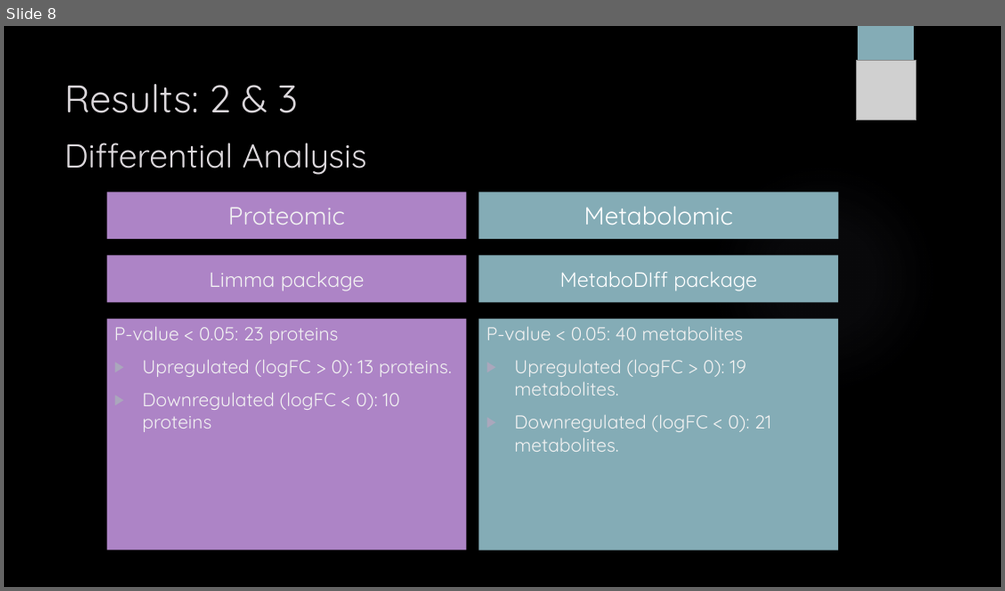
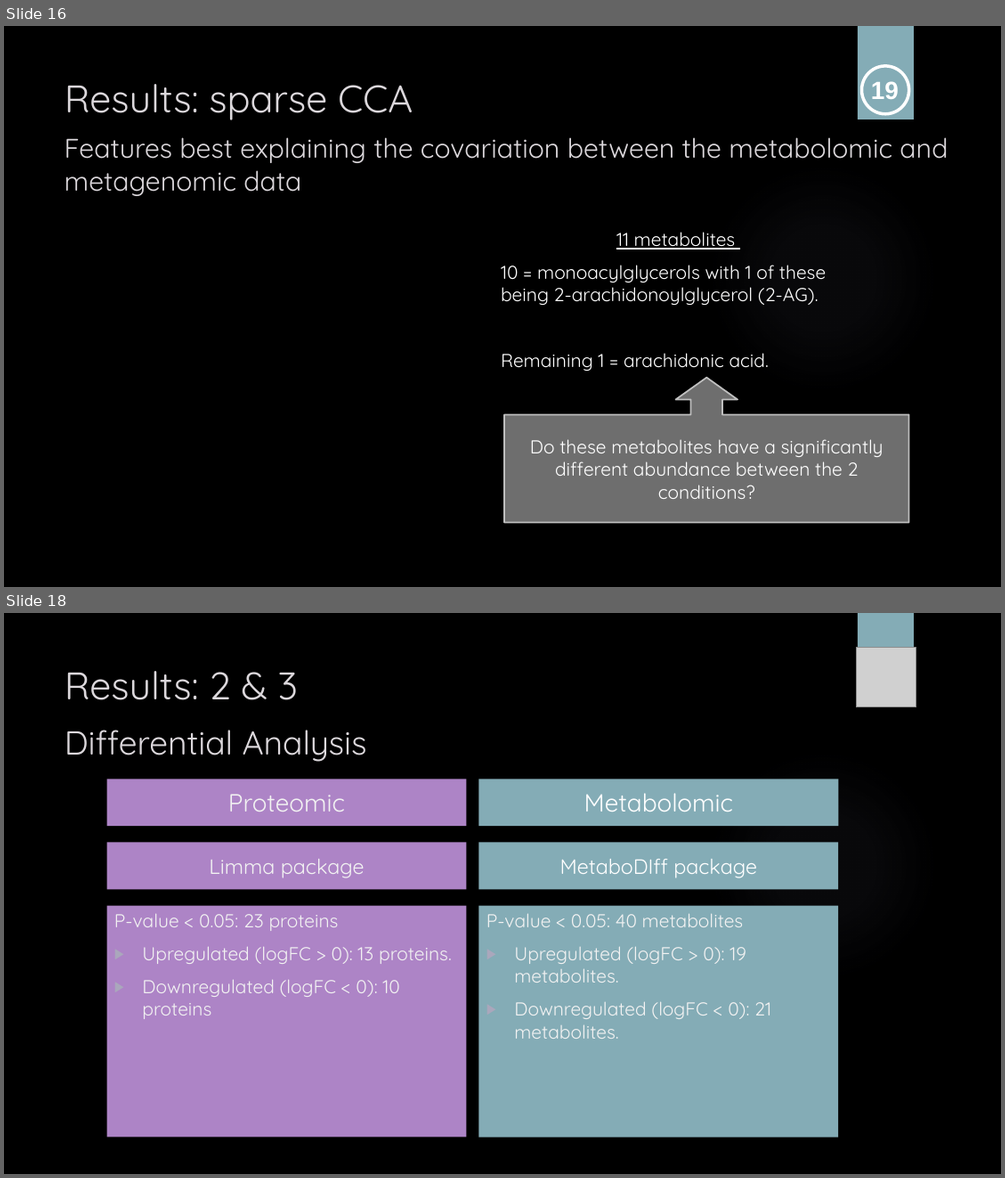
Before and after one commit to sabdeolive/Sabrina_BMS_Bachelor-Internship, a slide deck: Final Presentation.pptx. Shown one above the other, each under a label of ours: slide 8 before the commit, slides 16 and 18 after it; the slides between them are not shown. The pictures are 1005x591 and 1005x1178 pixels, drawn with LibreOffice and Linux fonts; fonts in the diff are those of the drawing; grey boxes stand for pictures; background and template pictures are left out. Boxes give left, top, right and bottom in pixels: in the first picture for what was removed or moved away, otherwise in the second. Text is boxed around its words. In the diff, an @@ line names an element or a change of style, - is before the commit and + after.

```diff
--- a/Final Presentation.pptx
+++ b/Final Presentation.pptx
@@ slide 16 added at bbox=[4, 26, 1001, 587], background picture (left out); not listed: 2 template elements that a slide beside it also shows @@
@@ ellipse added at bbox=[862, 66, 909, 113], outline #FFFFFF 3 pt @@
@@ title added at bbox=[65, 84, 413, 120], 37 pt, text #DCD8DC @@
+Results: sparse CCA
@@ text added at bbox=[871, 81, 898, 99], 24 pt, text #FFFFFF, bold @@
+19
@@ text added at bbox=[65, 137, 947, 196], 26 pt, text #DCD8DC @@
+Features best explaining the covariation between the metabolomic and metagenomic data
@@ text added at bbox=[501, 232, 825, 370], 18 pt, text #FFFFFF @@
+11 metabolites
+10 = monoacylglycerols with 1 of these being 2-arachidonoylglycerol (2-AG).
+Remaining 1 = arachidonic acid.
@@ up arrow callout added at bbox=[504, 378, 909, 523], fill #BFBFBF at 58% opacity, outline #BFBFBF 1.5 pt @@
@@ text added at bbox=[530, 439, 883, 499], 18 pt, text #FFFFFF @@
+Do these metabolites have a significantly different abundance between the 2 conditions?
@@ what was slide 8 is now slide 18 @@
```
Also in this commit, not shown: 1 slide changed, 14 other slides added.
